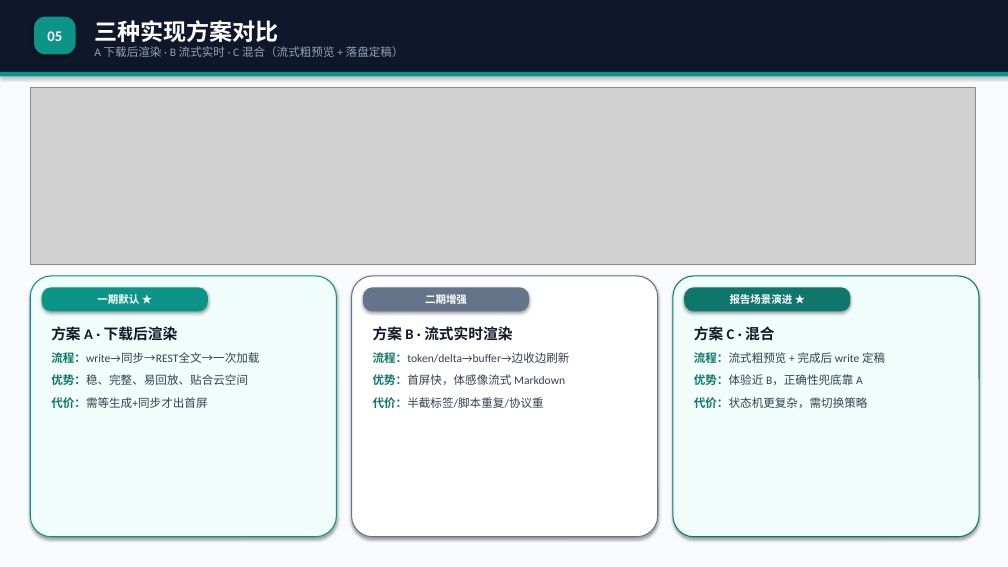
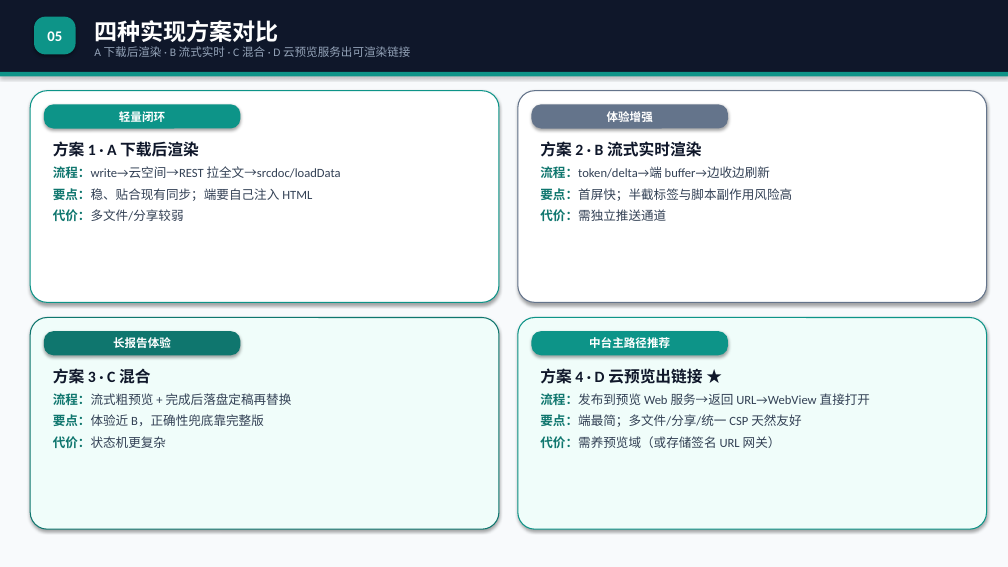
Before and after one commit to Lizzy67/leetcode, a slide deck: slide 6 of docs/agent_html_preview_proposal.pptx. Drawn at 1008x567 pixels with LibreOffice and Linux fonts; fonts in the diff are those of the drawing; grey boxes stand for pictures. Boxes give left, top, right and bottom in pixels: in the first picture for what was removed or moved away, otherwise in the second. Text is boxed around its words. In the diff, an @@ line names an element or a change of style, - is before the commit and + after.

```diff
--- a/docs/agent_html_preview_proposal.pptx
+++ b/docs/agent_html_preview_proposal.pptx
@@ text at (94,20,410,57): text changed @@
-三种实现方案对比
-A 下载后渲染 · B 流式实时 · C 混合（流式粗预览 + 落盘定稿）
+四种实现方案对比
+A 下载后渲染 · B 流式实时 · C 混合 · D 云预览服务出可渲染链接
@@ picture removed at (30,87,975,265) @@
@@ rounded rectangle added at (30,91,499,302), fill #FFFFFF, outline #0D9488 1 pt @@
@@ rounded rectangle added at (44,104,240,129), fill #0D9488, 11 pt, text #FFFFFF, bold @@
+轻量闭环
@@ rounded rectangle added at (518,91,987,302), fill #FFFFFF, outline #64748B 1 pt @@
@@ rounded rectangle added at (532,104,728,129), fill #64748B, 11 pt, text #FFFFFF, bold @@
+体验增强
@@ text added at (53,141,341,221), 12 pt, text #334155 @@
+方案 1 · A 下载后渲染
+流程：write→云空间→REST 拉全文→srcdoc/loadData
+要点：稳、贴合现有同步；端要自己注入 HTML
+代价：多文件/分享较弱
@@ text at (540,141,792,221): text changed; size 11 to 12 pt @@
-方案 B · 流式实时渲染
-流程：token/delta→buffer→边收边刷新
-优势：首屏快，体感像流式 Markdown
-代价：半截标签/脚本重复/协议重
+方案 2 · B 流式实时渲染
+流程：token/delta→端 buffer→边收边刷新
+要点：首屏快；半截标签与脚本副作用风险高
+代价：需独立推送通道
@@ rounded rectangle removed at (30,276,337,537) @@
@@ rounded rectangle removed at (42,287,208,312) @@
-一期默认 ★
@@ rounded rectangle removed at (352,276,658,537) @@
@@ rounded rectangle removed at (363,287,529,312) @@
-二期增强
@@ rounded rectangle removed at (673,276,979,537) @@
@@ rounded rectangle removed at (684,287,851,312) @@
-报告场景演进 ★
@@ rounded rectangle added at (30,318,499,529), fill #F0FDFA, outline #0F766E 1 pt @@
@@ text removed at (51,326,259,408) @@
-方案 A · 下载后渲染
-流程：write→同步→REST全文→一次加载
-优势：稳、完整、易回放、贴合云空间
-代价：需等生成+同步才出首屏
@@ rounded rectangle added at (518,318,987,529), fill #F0FDFA, outline #0D9488 1 pt @@
@@ rounded rectangle added at (44,331,240,355), fill #0F766E, 11 pt, text #FFFFFF, bold @@
+长报告体验
@@ rounded rectangle added at (532,331,728,355), fill #0D9488, 11 pt, text #FFFFFF, bold @@
+中台主路径推荐
@@ text at (53,368,292,448): text changed; size 11 to 12 pt @@
-方案 C · 混合
-流程：流式粗预览 + 完成后 write 定稿
-优势：体验近 B，正确性兜底靠 A
-代价：状态机更复杂，需切换策略
+方案 3 · C 混合
+流程：流式粗预览 + 完成后落盘定稿再替换
+要点：体验近 B，正确性兜底靠完整版
+代价：状态机更复杂
@@ text added at (540,368,870,448), 12 pt, text #334155 @@
+方案 4 · D 云预览出链接 ★
+流程：发布到预览 Web 服务→返回 URL→WebView 直接打开
+要点：端最简；多文件/分享/统一 CSP 天然友好
+代价：需养预览域（或存储签名 URL 网关）
```
Also in this commit, not shown: 4 other slides changed, 1 slide added, 3 other files.
